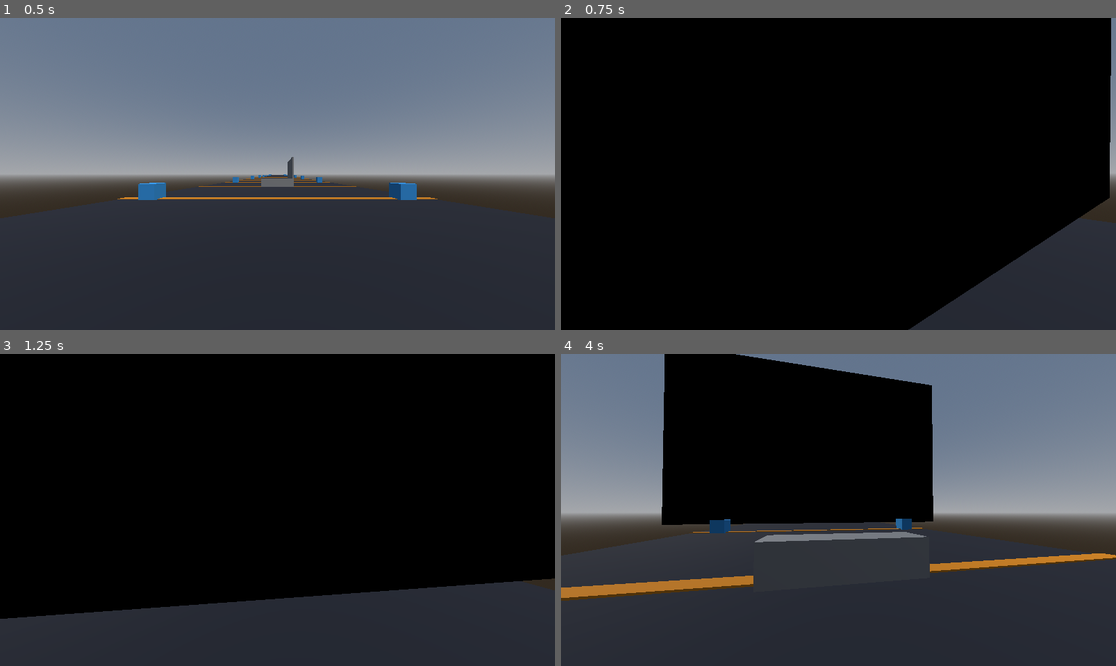
Above: before the commit, frames 1-4 (two rows, left to right).
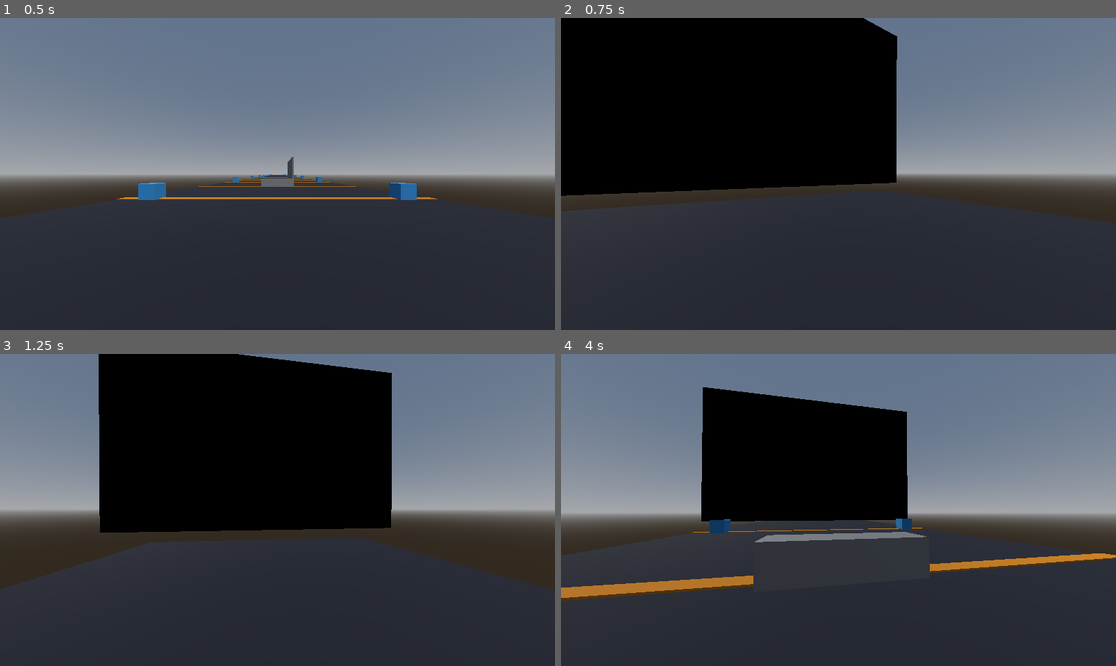
Above: after the commit, the same moments.

Repository: Crawford-Young/what-is-dark
Game: Godot game, scene res://scenes/slice.tscn
Two runs of this game, one before a commit and one after it. Both use one fixed random seed, a clock stepped at 60 frames per second and the inputs below.
Inputs (mouse positions are in pixels of both pictures, inside the frame that each line leads up to):
- Up to frame 1 (0.5 s): no input
- Up to frame 2 (0.75 s): tap Enter at 0.5 s; move the mouse to (866, 174) at 0.52 s; hold W (move_forward) from 0.53 s (still down); hold Q (glance) from 0.53 s (still down); click (866, 174) at 0.67 s
- Up to frame 3 (1.25 s): keep holding W (move_forward); keep holding Q (glance); tap Space (jump) at 0.77 s
- Up to frame 4 (4 s): keep holding W (move_forward); move the mouse to (810, 510) at 1.27 s; release Q (glance) at 1.28 s; tap Shift at 1.35 s; tap Space (jump) at 1.52, 3.02, 3.77 s; move the mouse to (849, 503) at 2.02 s; tap Alt at 2.1 s; move the mouse to (832, 516) at 2.77 s; tap Ctrl at 2.85 s; click (832, 516) at 2.92 s; move the mouse to (877, 513) at 3.52 s; hold Q (glance) from 3.53 s (still down)

Frame 1 is identical in both runs. In frame 2, 58% of the frame differs, in the area x 0-100%, y 0-100%; in frame 3, 49%; in frame 4, 10%.

Commit message:
fix: swallow respawn no longer instant-recatches at marker 0; void gets volume
Co-Authored-By: Claude Fable 5 <noreply@anthropic.com>

Diff:
--- a/scenes/void_wall.tscn
+++ b/scenes/void_wall.tscn
@@ -7,13 +7,13 @@
 albedo_color = Color(0, 0, 0, 1)
 cull_mode = 2
 
-[sub_resource type="QuadMesh" id="quad"]
+[sub_resource type="BoxMesh" id="box"]
 material = SubResource("black")
-size = Vector2(40, 24)
+size = Vector3(40, 24, 60)
 
 [node name="VoidWall" type="Node3D"]
 script = ExtResource("1")
 
 [node name="Sheet" type="MeshInstance3D" parent="."]
-transform = Transform3D(1, 0, 0, 0, 1, 0, 0, 0, 1, 0, 12, 0)
-mesh = SubResource("quad")
+transform = Transform3D(1, 0, 0, 0, 1, 0, 0, 0, 1, 0, 12, 30)
+mesh = SubResource("box")
--- a/scripts/logic/void_logic.gd
+++ b/scripts/logic/void_logic.gd
@@ -26,4 +26,4 @@
 
 
 func reset_behind(marker_progress: float) -> void:
-	progress = maxf(marker_progress - RESET_GAP, 0.0)
+	progress = marker_progress - RESET_GAP
--- a/scripts/slice.gd
+++ b/scripts/slice.gd
@@ -38,6 +38,10 @@
 		player_caught.emit()
 
 
+func sync_void_wall() -> void:
+	_void_wall.place_on_path(_path, void_logic.progress)
+
+
 func respawn_position(marker_index: int) -> Vector3:
 	var offset := course.marker_progresses[marker_index]
 	return _path.to_global(_path.curve.sample_baked(offset)) + Vector3.UP
--- a/scripts/swallow_director.gd
+++ b/scripts/swallow_director.gd
@@ -26,6 +26,7 @@
 	var offset: float = slice.course.marker_progresses[idx]
 	player.teleport(slice.respawn_position(idx), slice.course_direction_at(offset))
 	slice.void_logic.reset_behind(offset)
+	slice.sync_void_wall()
 
 
 func _release(slice: Slice, player: Player) -> void:
--- a/scripts/void_wall.gd
+++ b/scripts/void_wall.gd
@@ -9,6 +9,9 @@
 	var offset := clampf(void_progress, 0.0, curve.get_baked_length())
 	var pos := path.to_global(curve.sample_baked(offset))
 	var ahead := path.to_global(curve.sample_baked(minf(offset + 1.0, curve.get_baked_length())))
+	var dir := (ahead - pos).normalized() if not pos.is_equal_approx(ahead) else Vector3.FORWARD
+	if void_progress < 0.0:
+		pos += dir * void_progress
 	global_position = pos
 	if not pos.is_equal_approx(ahead):
-		look_at(ahead, Vector3.UP)
+		look_at(pos + dir, Vector3.UP)
--- a/tests/unit/test_void_logic.gd
+++ b/tests/unit/test_void_logic.gd
@@ -24,7 +24,7 @@
 	assert_almost_eq(v.progress, 13.0, 0.0001)
 
 
-func test_reset_behind_floors_at_zero() -> void:
+func test_reset_behind_goes_negative_at_first_marker() -> void:
 	var v := VoidLogic.new(50.0)
-	v.reset_behind(5.0)
-	assert_almost_eq(v.progress, 0.0, 0.0001)
+	v.reset_behind(0.0)
+	assert_almost_eq(v.progress, -12.0, 0.0001)
